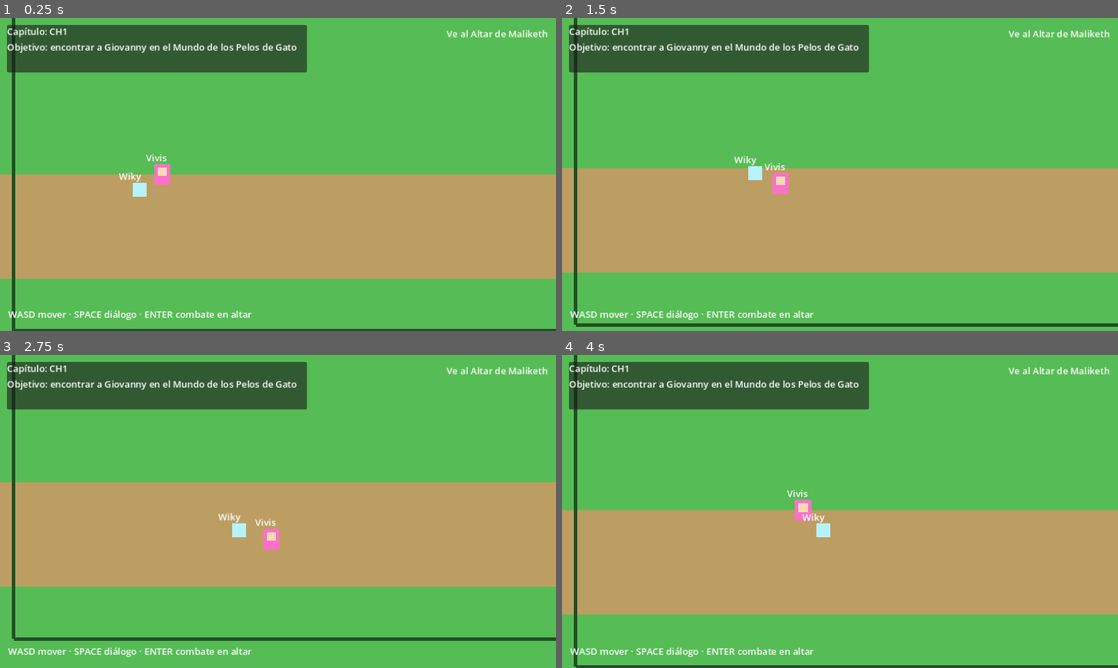
Above: before the commit, frames 1-4 (two rows, left to right).
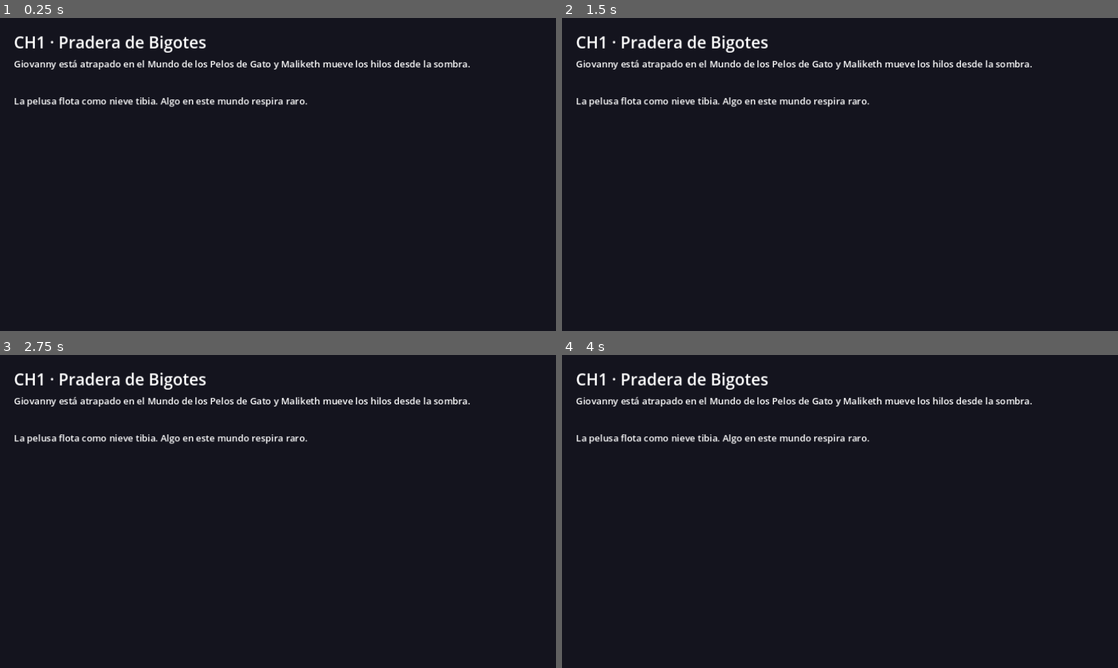
Above: after the commit, the same moments.

Repository: giovannyTorres/Sorpresa-Vivis
Game: Godot game, scene res://project/main.tscn
Same seed, same stepped clock (60 frames per second), same inputs: the game is played once before the commit and once after it.
Inputs:
- Up to frame 1 (0.25 s): no input
- Up to frame 2 (1.5 s): tap Enter at 0.5 s; hold D (move_right) 0.53-1.28 s; hold Space (action_primary) 0.53-1.28 s; hold S (move_down) from 1.28 s (still down); tap Space (action_primary) at 1.35 s
- Up to frame 3 (2.75 s): release S (move_down) at 2.03 s; hold D (move_right) from 2.03 s (still down); hold Space (action_primary) from 2.03 s (still down)
- Up to frame 4 (4 s): release D (move_right) at 2.78 s; release Space (action_primary) at 2.78 s; hold W (move_up) 2.78-3.53 s; tap Space (action_primary) at 2.85 s; hold A (move_left) from 3.53 s (still down); hold Space (action_primary) from 3.53 s (still down)

The runs differ from the first frame. In frame 1, 100% of the frame differs, in the area x 0-100%, y 0-100%; in frame 2, 100%; in frame 3, 100%; in frame 4, 100%.

Commit message:
feat(godot): contextualize CH1 overworld with objective HUD and Maliketh echo

Diff:
--- a/godot_game/core/events/event_bus.gd
+++ b/godot_game/core/events/event_bus.gd
@@ -2,6 +2,7 @@
 
 signal combat_requested(enemy_id: String, context: Dictionary)
 signal dialogue_requested(dialogue_id: String)
+signal dialogue_finished(dialogue_id: String)
 signal map_transition_requested(target_scene: String, spawn_marker: String)
 signal cutscene_requested(cutscene_id: String)
 
@@ -11,6 +12,9 @@
 func request_dialogue(dialogue_id: String) -> void:
 	dialogue_requested.emit(dialogue_id)
 
+func notify_dialogue_finished(dialogue_id: String) -> void:
+	dialogue_finished.emit(dialogue_id)
+
 func request_map_transition(target_scene: String, spawn_marker: String = "") -> void:
 	map_transition_requested.emit(target_scene, spawn_marker)
 
--- a/godot_game/core/state/game_state.gd
+++ b/godot_game/core/state/game_state.gd
@@ -2,8 +2,15 @@
 
 signal save_dirty()
 signal chapter_changed(chapter_id: String)
+signal objective_changed(objective_text: String)
+signal zone_changed(zone_name: String)
 
 var current_chapter: String = "ch1"
+var current_chapter_name: String = ""
+var chapter_context: String = ""
+var current_objective: String = ""
+var current_zone_name: String = ""
+var narrative_locked: bool = false
 var player_party: Dictionary = {}
 var world_flags: Dictionary = {}
 var combat_context: Dictionary = {}
@@ -16,6 +23,8 @@
 	}
 	world_flags = {"intro_capture_seen": false, "giovanny_rescued": false}
 	combat_context = {}
+	narrative_locked = false
+	load_chapter_data("res://data/chapters/ch1.json")
 	save_dirty.emit()
 
 func enter_combat(payload: Dictionary) -> void:
@@ -34,3 +43,29 @@
 	current_chapter = chapter_id
 	chapter_changed.emit(chapter_id)
 	save_dirty.emit()
+
+func load_chapter_data(path: String) -> void:
+	var file := FileAccess.open(path, FileAccess.READ)
+	if file == null:
+		push_warning("No se pudo abrir capítulo: %s" % path)
+		return
+	var parsed: Variant = JSON.parse_string(file.get_as_text())
+	if typeof(parsed) != TYPE_DICTIONARY:
+		push_warning("Capítulo inválido: %s" % path)
+		return
+	var chapter_data := parsed as Dictionary
+	set_chapter(chapter_data.get("id", "ch1"))
+	current_chapter_name = chapter_data.get("name", current_chapter.to_upper())
+	chapter_context = chapter_data.get("context", "")
+	set_objective(chapter_data.get("main_objective", ""))
+
+func set_objective(objective_text: String) -> void:
+	current_objective = objective_text
+	objective_changed.emit(objective_text)
+
+func set_zone(zone_name: String) -> void:
+	current_zone_name = zone_name
+	zone_changed.emit(zone_name)
+
+func set_narrative_locked(value: bool) -> void:
+	narrative_locked = value
--- /dev/null
+++ b/godot_game/data/chapters/ch1.json
@@ -0,0 +1,11 @@
+{
+  "id": "ch1",
+  "name": "Pradera de Bigotes",
+  "context": "Giovanny está atrapado en el Mundo de los Pelos de Gato y Maliketh mueve los hilos desde la sombra.",
+  "main_objective": "Encontrar el primer rastro de Maliketh y abrir una ruta hacia Giovanny.",
+  "zone": {
+    "name": "Pradera de Bigotes",
+    "narrative_role": "Punto de entrada al Mundo de los Pelos de Gato y primer filtro de la voluntad de Maliketh.",
+    "tone": "Bienvenida tierna con rareza inquietante"
+  }
+}
--- /dev/null
+++ b/godot_game/data/dialogues/ch1_intro.json
@@ -0,0 +1,22 @@
+{
+  "ch1_intro": {
+    "lines": [
+      {
+        "speaker": "Narrador",
+        "text": "Giovanny fue arrastrado al Mundo de los Pelos de Gato, donde cada hebra obedece a Maliketh, una gata tabby point pachona."
+      },
+      {
+        "speaker": "Vivis",
+        "text": "No importa cuánta pelusa nos cierre el camino. Voy a rescatar a Giovanny."
+      },
+      {
+        "speaker": "Wiky Wikerman el asesino de wiskys",
+        "text": "Yo pongo el caos útil. Tú pegas con Ráfaga de puños tiernos, yo remato con Arañazo ponzoñoso."
+      },
+      {
+        "speaker": "Narrador",
+        "text": "Capítulo 1: Pradera de Bigotes. La misión empieza ahora."
+      }
+    ]
+  }
+}
--- /dev/null
+++ b/godot_game/data/dialogues/ch1_maliketh_echo.json
@@ -0,0 +1,18 @@
+{
+  "ch1_maliketh_echo": {
+    "lines": [
+      {
+        "speaker": "Eco de Maliketh",
+        "text": "Vivis... cada paso que das me alimenta. Giovanny ya respira mi reino."
+      },
+      {
+        "speaker": "Vivis",
+        "text": "Si puedes susurrar, también puedes caer. Te voy a encontrar, Maliketh."
+      },
+      {
+        "speaker": "Wiky Wikerman el asesino de wiskys",
+        "text": "Je. Ya escuchaste a la jefa, tabby point pachona."
+      }
+    ]
+  }
+}
--- /dev/null
+++ b/godot_game/data/dialogues/ch1_overworld_intro.json
@@ -0,0 +1,18 @@
+{
+  "ch1_overworld_intro": {
+    "lines": [
+      {
+        "speaker": "Vivis",
+        "text": "Esta pradera parece suave... pero cada pelo vibra como si nos estuviera observando."
+      },
+      {
+        "speaker": "Wiky Wikerman el asesino de wiskys",
+        "text": "Me encanta. Sitio bonito, peligroso y con mala fama. Vamos a encontrar el rastro de Giovanny."
+      },
+      {
+        "speaker": "Narrador",
+        "text": "Objetivo actualizado: seguir la pelusa oscura cerca del altar."
+      }
+    ]
+  }
+}
--- /dev/null
+++ b/godot_game/narrative/cutscenes/intro_capture.gd
@@ -0,0 +1,23 @@
+extends Node2D
+
+const CH1_OVERWORLD_SCENE := "res://overworld/scenes/map_pradera_bigotes.tscn"
+
+@onready var title_label: Label = $CanvasLayer/Title
+@onready var subtitle_label: Label = $CanvasLayer/Subtitle
+
+func _ready() -> void:
+	GameState.load_chapter_data("res://data/chapters/ch1.json")
+	title_label.text = "CH1 · %s" % GameState.current_chapter_name
+	subtitle_label.text = GameState.chapter_context
+	EventBus.dialogue_finished.connect(_on_dialogue_finished)
+	EventBus.request_dialogue("ch1_intro")
+
+func _exit_tree() -> void:
+	if EventBus.dialogue_finished.is_connected(_on_dialogue_finished):
+		EventBus.dialogue_finished.disconnect(_on_dialogue_finished)
+
+func _on_dialogue_finished(dialogue_id: String) -> void:
+	if dialogue_id != "ch1_intro":
+		return
+	GameState.mark_flag("intro_capture_seen", true)
+	EventBus.request_map_transition(CH1_OVERWORLD_SCENE)
--- a/godot_game/narrative/cutscenes/intro_capture.tscn
+++ b/godot_game/narrative/cutscenes/intro_capture.tscn
@@ -1,6 +1,9 @@
-[gd_scene format=3]
+[gd_scene load_steps=2 format=3]
+
+[ext_resource type="Script" path="res://narrative/cutscenes/intro_capture.gd" id="1_intro"]
 
 [node name="IntroCapture" type="Node2D"]
+script = ExtResource("1_intro")
 
 [node name="CanvasLayer" type="CanvasLayer" parent="."]
 
@@ -14,7 +17,22 @@
 offset_top = 22.0
 offset_right = 700.0
 offset_bottom = 60.0
-text = "Intro Capture placeholder"
+theme_override_font_sizes/font_size = 28
+text = "CH1"
+
+[node name="Subtitle" type="Label" parent="CanvasLayer"]
+offset_left = 24.0
+offset_top = 68.0
+offset_right = 860.0
+offset_bottom = 126.0
+text = "Contexto"
+
+[node name="MoodLine" type="Label" parent="CanvasLayer"]
+offset_left = 24.0
+offset_top = 132.0
+offset_right = 900.0
+offset_bottom = 166.0
+text = "La pelusa flota como nieve tibia. Algo en este mundo respira raro."
 
 [node name="MarkerVivis" type="Marker2D" parent="."]
 position = Vector2(160, 260)
--- /dev/null
+++ b/godot_game/narrative/dialogue/dialogue_presenter.gd
@@ -0,0 +1,46 @@
+extends CanvasLayer
+class_name DialoguePresenter
+
+@onready var panel: PanelContainer = $Panel
+@onready var speaker_label: Label = $Panel/VBox/Speaker
+@onready var text_label: RichTextLabel = $Panel/VBox/Text
+@onready var hint_label: Label = $Panel/VBox/Hint
+
+var runner: DialogueRunner
+var _active: bool = false
+
+func _ready() -> void:
+	runner = DialogueRunner.new()
+	add_child(runner)
+	runner.load_dialogue_folder("res://data/dialogues")
+	runner.dialogue_started.connect(_on_dialogue_started)
+	runner.dialogue_line_changed.connect(_on_dialogue_line_changed)
+	runner.dialogue_finished.connect(_on_dialogue_finished)
+	EventBus.dialogue_requested.connect(_on_dialogue_requested)
+	visible = false
+
+func _unhandled_input(event: InputEvent) -> void:
+	if not _active:
+		return
+	if event.is_action_pressed("action_primary"):
+		get_viewport().set_input_as_handled()
+		runner.next_line()
+
+func _on_dialogue_requested(dialogue_id: String) -> void:
+	runner.start_dialogue(dialogue_id)
+
+func _on_dialogue_started(_dialogue_id: String) -> void:
+	_active = true
+	visible = true
+	GameState.set_narrative_locked(true)
+	hint_label.text = "SPACE para continuar"
+
+func _on_dialogue_line_changed(speaker: String, text: String) -> void:
+	speaker_label.text = speaker
+	text_label.text = text
+
+func _on_dialogue_finished(dialogue_id: String) -> void:
+	_active = false
+	visible = false
+	GameState.set_narrative_locked(false)
+	EventBus.notify_dialogue_finished(dialogue_id)
--- a/godot_game/narrative/dialogue/dialogue_runner.gd
+++ b/godot_game/narrative/dialogue/dialogue_runner.gd
@@ -18,7 +18,21 @@
 	if typeof(parsed) != TYPE_DICTIONARY:
 		push_error("JSON de diálogo inválido: %s" % path)
 		return
-	_dialogue_data = parsed
+	for dialogue_id in (parsed as Dictionary).keys():
+		_dialogue_data[dialogue_id] = parsed[dialogue_id]
+
+func load_dialogue_folder(folder_path: String) -> void:
+	var dir := DirAccess.open(folder_path)
+	if dir == null:
+		push_warning("No se pudo abrir carpeta de diálogos: %s" % folder_path)
+		return
+	dir.list_dir_begin()
+	var file_name := dir.get_next()
+	while not file_name.is_empty():
+		if not dir.current_is_dir() and file_name.ends_with(".json"):
+			load_dialogue_file("%s/%s" % [folder_path, file_name])
+		file_name = dir.get_next()
+	dir.list_dir_end()
 
 func start_dialogue(dialogue_id: String) -> void:
 	if not _dialogue_data.has(dialogue_id):
--- a/godot_game/overworld/scenes/map_pradera_bigotes.tscn
+++ b/godot_game/overworld/scenes/map_pradera_bigotes.tscn
@@ -1,9 +1,11 @@
-[gd_scene load_steps=7 format=3]
+[gd_scene load_steps=9 format=3]
 
 [ext_resource type="Script" path="res://overworld/scripts/player_controller.gd" id="1_player"]
 [ext_resource type="Script" path="res://overworld/scripts/companion_follower.gd" id="2_companion"]
 [ext_resource type="Script" path="res://ui/scripts/hud_controller.gd" id="3_hud"]
 [ext_resource type="Script" path="res://overworld/scripts/combat_test_trigger.gd" id="4_trigger"]
+[ext_resource type="Script" path="res://overworld/scripts/ch1_pradera_controller.gd" id="5_map"]
+[ext_resource type="Script" path="res://overworld/scripts/maliketh_echo_trigger.gd" id="6_echo"]
 
 [sub_resource type="RectangleShape2D" id="RectangleShape2D_combat"]
 size = Vector2(200, 110)
@@ -12,6 +14,7 @@
 radius = 14.0
 
 [node name="MapPraderaBigotes" type="Node2D"]
+script = ExtResource("5_map")
 
 [node name="World" type="Node2D" parent="."]
 
@@ -41,6 +44,13 @@
 offset_right = 1640.0
 offset_bottom = 690.0
 text = "Altar de Maliketh"
+
+[node name="FurStorm" type="Label" parent="World"]
+offset_left = 1040.0
+offset_top = 250.0
+offset_right = 1643.0
+offset_bottom = 292.0
+text = "Remolino de pelos en el cielo... como un ojo vigilante"
 
 [node name="MapBorderTop" type="Line2D" parent="World"]
 width = 6.0
@@ -79,6 +89,17 @@
 offset_right = 135.0
 offset_bottom = -68.0
 text = "ENTER: combate de prueba"
+
+[node name="MalikethEchoTrigger" type="Area2D" parent="."]
+position = Vector2(1100, 530)
+script = ExtResource("6_echo")
+
+[node name="CollisionShape2D" type="CollisionShape2D" parent="MalikethEchoTrigger"]
+shape = SubResource("RectangleShape2D_combat")
+
+[node name="EchoFog" type="Polygon2D" parent="MalikethEchoTrigger"]
+color = Color(0.61, 0.33, 0.77, 0.25)
+polygon = PackedVector2Array(-100, -55, 100, -55, 100, 55, -100, 55)
 
 [node name="Player" type="CharacterBody2D" parent="."]
 position = Vector2(280, 760)
@@ -133,8 +154,8 @@
 [node name="PanelContainer" type="PanelContainer" parent="HUD"]
 offset_left = 12.0
 offset_top = 12.0
-offset_right = 530.0
-offset_bottom = 94.0
+offset_right = 690.0
+offset_bottom = 142.0
 
 [node name="VBoxContainer" type="VBoxContainer" parent="HUD/PanelContainer"]
 
@@ -144,12 +165,18 @@
 [node name="ObjectiveLabel" type="Label" parent="HUD/PanelContainer/VBoxContainer"]
 text = "Objetivo"
 
+[node name="ZoneLabel" type="Label" parent="HUD/PanelContainer/VBoxContainer"]
+text = "Zona"
+
+[node name="ContextLabel" type="Label" parent="HUD/PanelContainer/VBoxContainer"]
+text = "Contexto"
+
 [node name="ControlsHint" type="Label" parent="HUD"]
 offset_left = 14.0
 offset_top = 500.0
-offset_right = 450.0
+offset_right = 640.0
 offset_bottom = 528.0
-text = "WASD mover · SPACE diálogo · ENTER combate en altar"
+text = "WASD mover · SPACE avanzar diálogo · ENTER combate en altar"
 
 [node name="ZoneHint" type="Label" parent="HUD"]
 offset_left = 670.0
@@ -157,4 +184,12 @@
 offset_right = 946.0
 offset_bottom = 48.0
 horizontal_alignment = 2
-text = "Ve al Altar de Maliketh"
+text = "Sigue el rastro de pelusa oscura"
+
+[node name="WelcomeTone" type="Label" parent="HUD"]
+offset_left = 220.0
+offset_top = 470.0
+offset_right = 894.0
+offset_bottom = 498.0
+horizontal_alignment = 1
+text = "Pradera de Bigotes"
--- /dev/null
+++ b/godot_game/overworld/scripts/ch1_pradera_controller.gd
@@ -0,0 +1,20 @@
+extends Node2D
+
+@onready var welcome_label: Label = $HUD/WelcomeTone
+
+func _ready() -> void:
+	GameState.set_zone("Pradera de Bigotes")
+	GameState.set_objective("Explora la Pradera de Bigotes y detecta la presencia de Maliketh.")
+	welcome_label.text = "Pradera de Bigotes · Bienvenida mullida, rareza en el aire"
+	EventBus.dialogue_finished.connect(_on_dialogue_finished)
+	if not GameState.world_flags.get("ch1_overworld_intro_seen", false):
+		GameState.mark_flag("ch1_overworld_intro_seen", true)
+		EventBus.request_dialogue("ch1_overworld_intro")
+
+func _exit_tree() -> void:
+	if EventBus.dialogue_finished.is_connected(_on_dialogue_finished):
+		EventBus.dialogue_finished.disconnect(_on_dialogue_finished)
+
+func _on_dialogue_finished(dialogue_id: String) -> void:
+	if dialogue_id == "ch1_overworld_intro":
+		GameState.set_objective("Sigue la pelusa oscura cerca del altar y busca pistas de Giovanny.")
--- a/godot_game/overworld/scripts/combat_test_trigger.gd
+++ b/godot_game/overworld/scripts/combat_test_trigger.gd
@@ -13,7 +13,7 @@
 	prompt_label.visible = false
 
 func _process(_delta: float) -> void:
-	if _player_inside and Input.is_action_just_pressed("action_companion"):
+	if _player_inside and not GameState.narrative_locked and Input.is_action_just_pressed("action_companion"):
 		EventBus.request_combat(enemy_id, encounter_context)
 
 func _on_body_entered(body: Node) -> void:
--- /dev/null
+++ b/godot_game/overworld/scripts/maliketh_echo_trigger.gd
@@ -0,0 +1,15 @@
+extends Area2D
+
+@export var dialogue_id: String = "ch1_maliketh_echo"
+@export var trigger_flag: String = "ch1_maliketh_echo_seen"
+
+func _ready() -> void:
+	body_entered.connect(_on_body_entered)
+
+func _on_body_entered(body: Node) -> void:
+	if not (body is PlayerController):
+		return
+	if GameState.world_flags.get(trigger_flag, false):
+		return
+	GameState.mark_flag(trigger_flag, true)
+	EventBus.request_dialogue(dialogue_id)
--- a/godot_game/overworld/scripts/player_controller.gd
+++ b/godot_game/overworld/scripts/player_controller.gd
@@ -5,12 +5,14 @@
 @export var world_bounds: Rect2 = Rect2(64.0, 120.0, 1792.0, 896.0)
 
 func _physics_process(_delta: float) -> void:
+	if GameState.narrative_locked:
+		velocity = Vector2.ZERO
+		move_and_slide()
+		return
+
 	var input_vec := Input.get_vector("move_left", "move_right", "move_up", "move_down")
 	velocity = input_vec * move_speed
 	move_and_slide()
 
 	global_position.x = clamp(global_position.x, world_bounds.position.x, world_bounds.end.x)
 	global_position.y = clamp(global_position.y, world_bounds.position.y, world_bounds.end.y)
-
-	if Input.is_action_just_pressed("action_primary"):
-		EventBus.request_dialogue("intro_capture")
--- a/godot_game/project/bootstrap/game_bootstrap.gd
+++ b/godot_game/project/bootstrap/game_bootstrap.gd
@@ -2,17 +2,16 @@
 class_name GameBootstrap
 
 const DEFAULT_OVERWORLD_SCENE := "res://overworld/scenes/map_pradera_bigotes.tscn"
+const INTRO_SCENE := "res://narrative/cutscenes/intro_capture.tscn"
 const DEFAULT_COMBAT_SCENE := "res://combat/scenes/combat_scene.tscn"
 
 @onready var root_layer: Node = $"../Root"
 
 func _ready() -> void:
-	# Arranque mínimo estable: se abre directamente el overworld.
-	# Cuando la intro narrativa tenga mayor implementación se puede rutear antes de esto.
 	GameState.reset_for_new_game()
 	SceneRouter.configure_root(root_layer)
 	_bind_global_events()
-	SceneRouter.go_to_overworld(DEFAULT_OVERWORLD_SCENE)
+	SceneRouter.go_to_overworld(INTRO_SCENE)
 
 func _bind_global_events() -> void:
 	if not EventBus.combat_requested.is_connected(_on_combat_requested):
--- a/godot_game/project/main.tscn
+++ b/godot_game/project/main.tscn
@@ -1,6 +1,7 @@
-[gd_scene load_steps=2 format=3]
+[gd_scene load_steps=3 format=3]
 
 [ext_resource type="Script" path="res://project/bootstrap/game_bootstrap.gd" id="1_boot"]
+[ext_resource type="PackedScene" path="res://ui/scenes/dialogue_box.tscn" id="2_dialogue"]
 
 [node name="Main" type="Node"]
 
@@ -8,3 +9,5 @@
 
 [node name="Bootstrap" type="Node" parent="." ]
 script = ExtResource("1_boot")
+
+[node name="DialogueBox" parent="." instance=ExtResource("2_dialogue")]
--- a/godot_game/ui/scenes/dialogue_box.tscn
+++ b/godot_game/ui/scenes/dialogue_box.tscn
@@ -1,6 +1,9 @@
-[gd_scene format=3]
+[gd_scene load_steps=2 format=3]
+
+[ext_resource type="Script" path="res://narrative/dialogue/dialogue_presenter.gd" id="1_presenter"]
 
 [node name="DialogueBox" type="CanvasLayer"]
+script = ExtResource("1_presenter")
 
 [node name="Panel" type="PanelContainer" parent="."]
 offset_left = 40.0
@@ -16,3 +19,6 @@
 [node name="Text" type="RichTextLabel" parent="Panel/VBox"]
 bbcode_enabled = true
 text = "Texto del diálogo"
+
+[node name="Hint" type="Label" parent="Panel/VBox"]
+text = "SPACE para continuar"
--- a/godot_game/ui/scripts/hud_controller.gd
+++ b/godot_game/ui/scripts/hud_controller.gd
@@ -3,11 +3,26 @@
 
 @onready var chapter_label: Label = $PanelContainer/VBoxContainer/ChapterLabel
 @onready var objective_label: Label = $PanelContainer/VBoxContainer/ObjectiveLabel
+@onready var zone_label: Label = $PanelContainer/VBoxContainer/ZoneLabel
+@onready var context_label: Label = $PanelContainer/VBoxContainer/ContextLabel
 
 func _ready() -> void:
 	GameState.chapter_changed.connect(_on_chapter_changed)
+	GameState.objective_changed.connect(_on_objective_changed)
+	GameState.zone_changed.connect(_on_zone_changed)
 	_on_chapter_changed(GameState.current_chapter)
+	_on_objective_changed(GameState.current_objective)
+	_on_zone_changed(GameState.current_zone_name)
+	context_label.text = GameState.chapter_context
 
 func _on_chapter_changed(chapter_id: String) -> void:
-	chapter_label.text = "Capítulo: %s" % chapter_id.to_upper()
-	objective_label.text = "Objetivo: encontrar a Giovanny en el Mundo de los Pelos de Gato"
+	var chapter_name := GameState.current_chapter_name
+	if chapter_name.is_empty():
+		chapter_name = chapter_id.to_upper()
+	chapter_label.text = "%s · %s" % [chapter_id.to_upper(), chapter_name]
+
+func _on_objective_changed(objective_text: String) -> void:
+	objective_label.text = "Objetivo: %s" % objective_text
+
+func _on_zone_changed(zone_name: String) -> void:
+	zone_label.text = "Zona: %s" % zone_name
